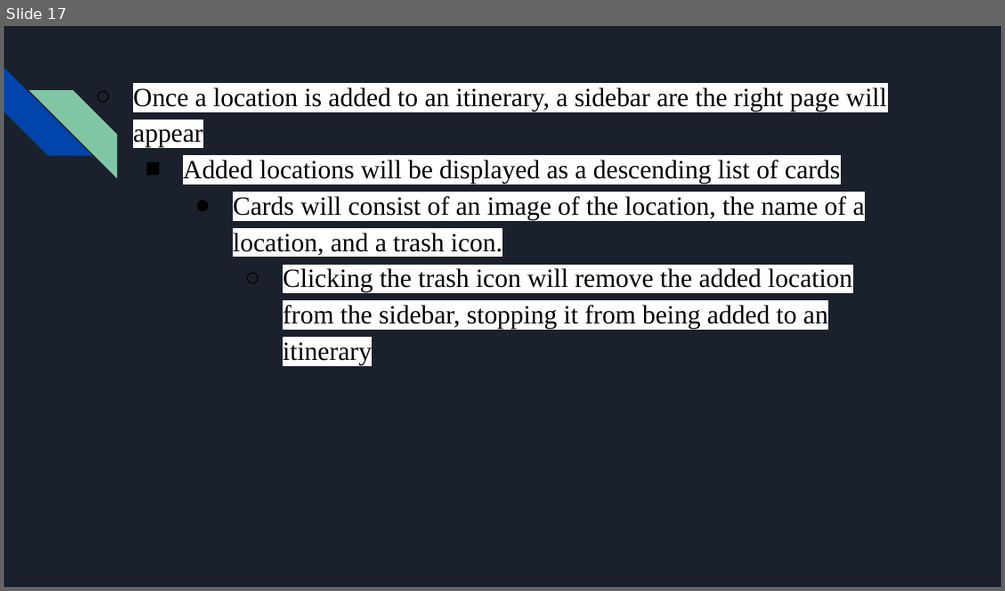
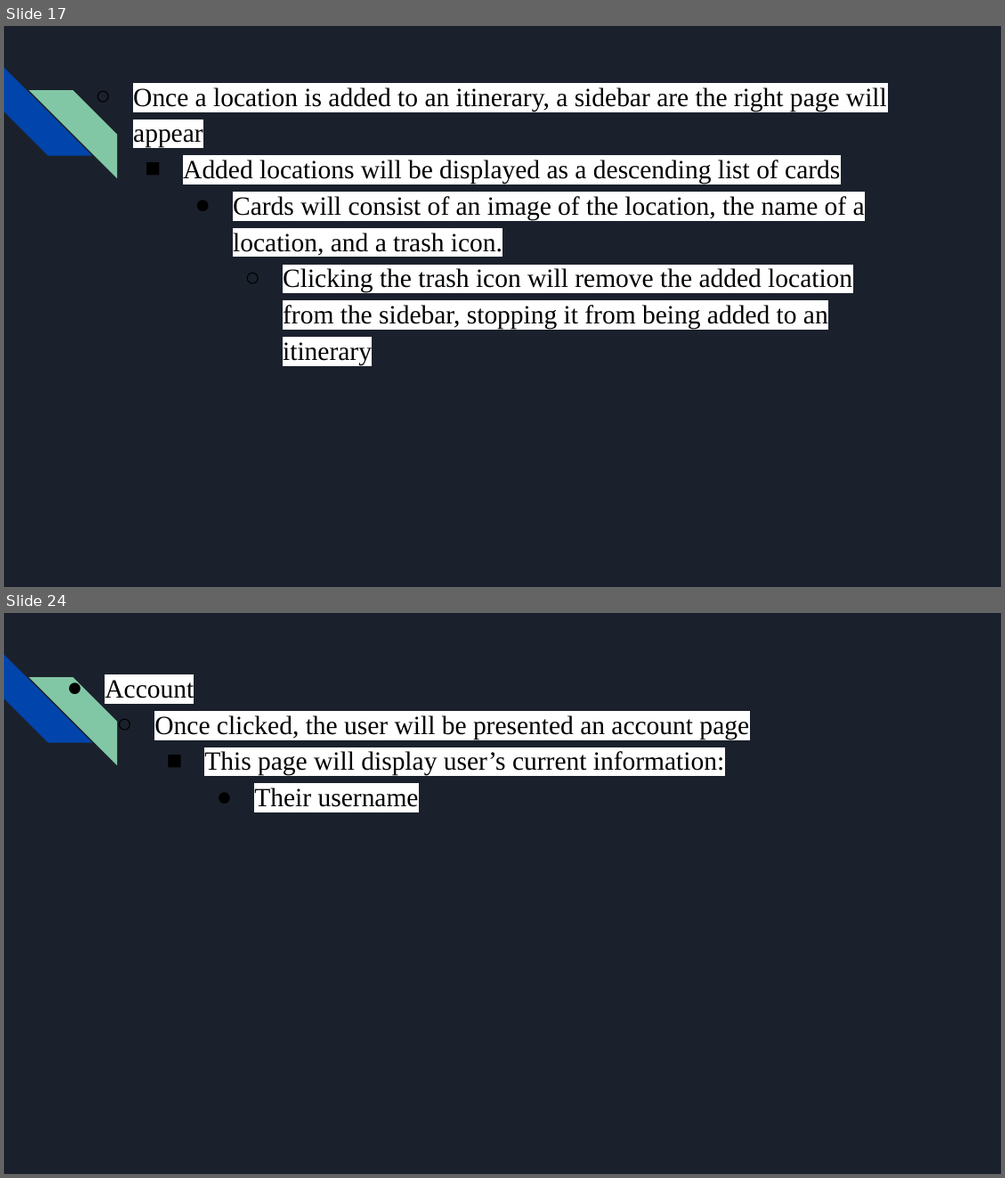
Before and after one commit to DustinWZook/Atlas-Itinerary, a slide deck: Documents/CSCI 4805 Project Requirements.pptx. Shown one above the other, each under a label of ours: slide 17 before the commit, slides 17 and 24 after it; the slides between them are not shown. The pictures are 1005x591 and 1005x1178 pixels, drawn with LibreOffice and Linux fonts; fonts in the diff are those of the drawing. Boxes give left, top, right and bottom in pixels: in the first picture for what was removed or moved away, otherwise in the second. Text is boxed around its words. In the diff, an @@ line names an element or a change of style, - is before the commit and + after.

```diff
--- a/Documents/CSCI 4805 Project Requirements.pptx
+++ b/Documents/CSCI 4805 Project Requirements.pptx
@@ slide 24 added at (4,613,1001,1174), background #1B212C; not listed: 2 template elements that a slide beside it also shows @@
@@ text added at (105,680,749,807), 19 pt, text #000000 @@
+● Account
+  ○ Once clicked, the user will be presented an account page
+    ■ This page will display user’s current information:
+      ● Their username
```
Also in this commit, not shown: 6 other slides added, 4 slides removed.
